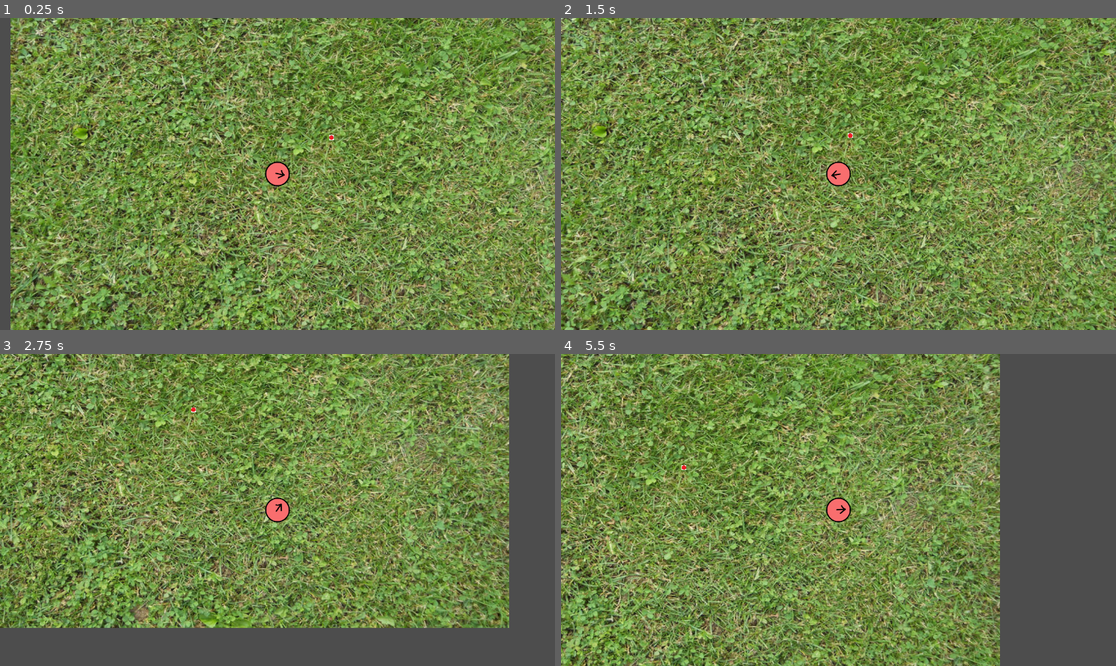
Above: before the commit, frames 1-4 (two rows, left to right).
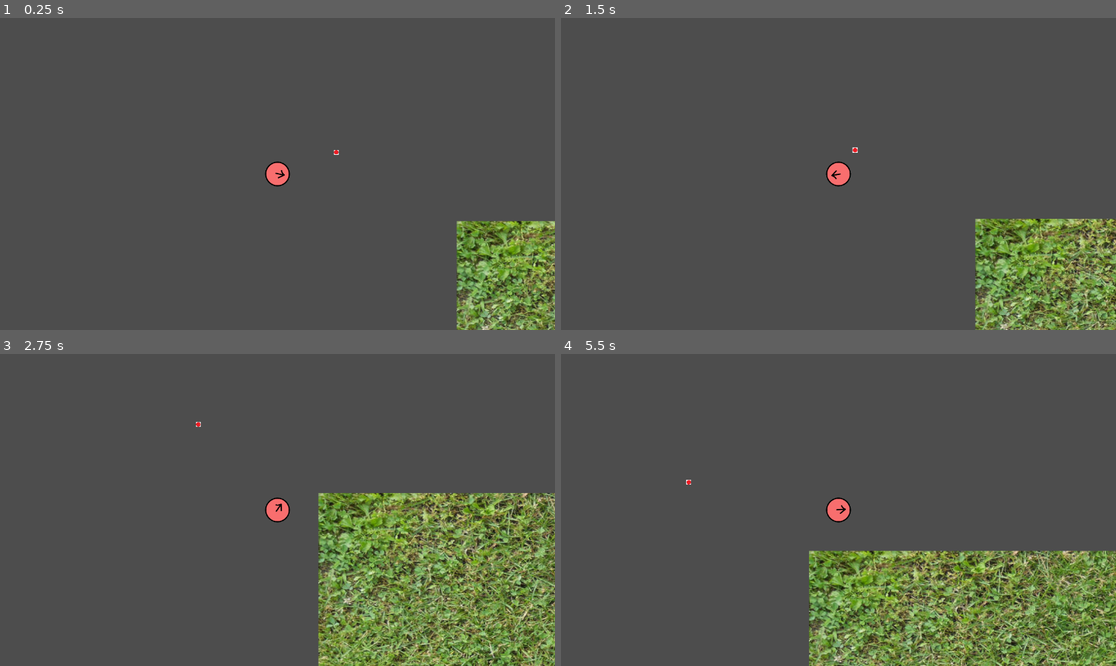
Above: after the commit, the same moments.

Repository: RafalCalinski/NapoliJuve
Game: Godot game, scene res://Scenes/main_world.tscn
The game is run twice, just before and just after one commit, with the same random seed, the same clock (stepped at 60 frames per second) and the same inputs.
Inputs (mouse positions are in pixels of both pictures, inside the frame that each line leads up to):
- Up to frame 1 (0.25 s): no input
- Up to frame 2 (1.5 s): tap Enter at 0.5 s; move the mouse to (960, 158) at 0.52 s; hold D (Right) 0.53-1.28 s; click (960, 158) at 0.6 s; move the mouse to (727, 189) at 1.27 s; hold S (Down) from 1.28 s (still down); click (727, 189) at 1.35 s
- Up to frame 3 (2.75 s): move the mouse to (333, 441) at 2.02 s; release S (Down) at 2.03 s; hold D (Right) from 2.03 s (still down); click (333, 441) at 2.1 s
- Up to frame 4 (5.5 s): move the mouse to (810, 572) at 2.77 s; release D (Right) at 2.78 s; hold W (Up) 2.78-3.53 s; click (810, 572) at 2.85 s; move the mouse to (1005, 556) at 3.52 s; hold A (Left) 3.53-5.03 s; click (1005, 556) at 3.6 s; move the mouse to (672, 463) at 4.27 s; click (672, 463) at 4.35 s; move the mouse to (866, 510) at 5.02 s; hold S (Down) from 5.03 s (still down); click (866, 510) at 5.1 s

The runs differ from the first frame. In frame 1, 96% of the frame differs, in the area x 1-100%, y 0-100%; in frame 2, 97%, in the area x 0-100%, y 0-100%; in frame 3, 85%; in frame 4, 83%.

Commit message:
Some positions changed

Diff:
--- a/Scenes/main_world.tscn
+++ b/Scenes/main_world.tscn
@@ -11,10 +11,10 @@
 
 [node name="Grass" type="Sprite2D" parent="."]
 z_index = -1
-position = Vector2(491, 225.5)
+position = Vector2(2805, 1765)
 scale = Vector2(3.67111, 3.31704)
 texture = ExtResource("2_l8rws")
 
 [node name="Bullet" parent="." instance=ExtResource("3_hjqs2")]
 z_index = 1
-position = Vector2(504, 212)
+position = Vector2(529, 288)
